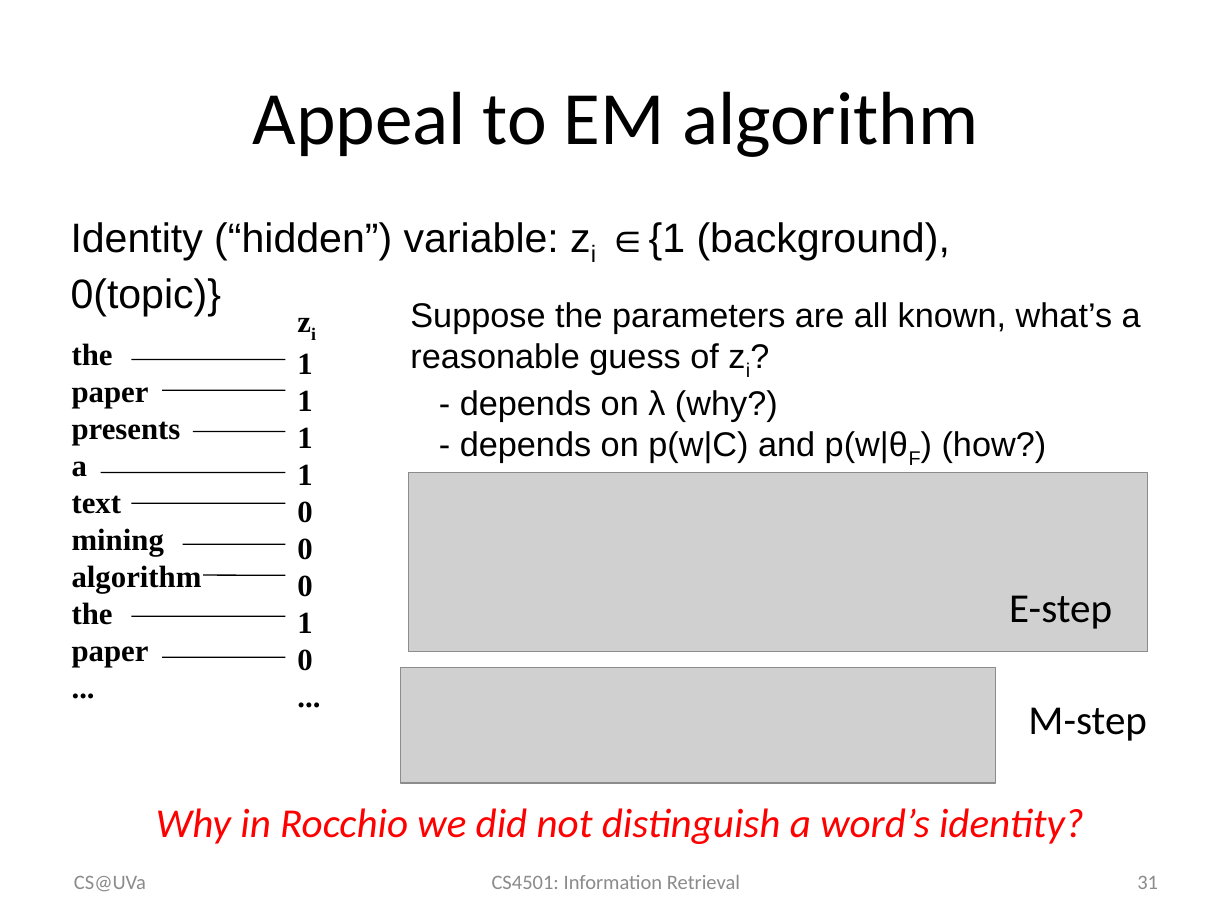
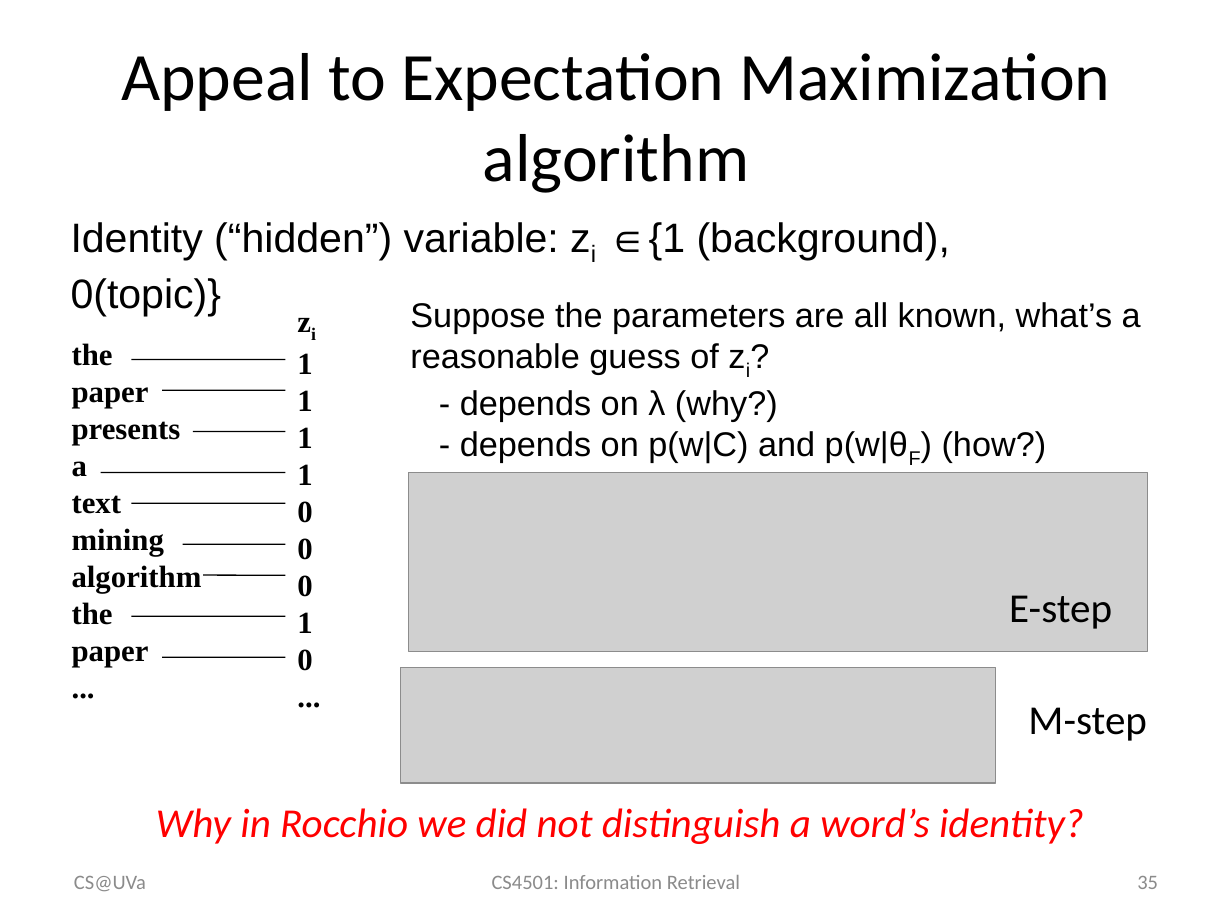
Before and after one commit to wang296/IR2015, a slide deck: slide 35 of docs/Relevance Feedback.pptx (slide 31 before the commit). Drawn at 1232x924 pixels with LibreOffice and Linux fonts; fonts in the diff are those of the drawing; grey boxes stand for pictures. Boxes give left, top, right and bottom in pixels: in the first picture for what was removed or moved away, otherwise in the second. Text is boxed around its words. In the diff, an @@ line names an element or a change of style, - is before the commit and + after.

```diff
--- a/docs/Relevance Feedback.pptx
+++ b/docs/Relevance Feedback.pptx
@@ title at [121, 53, 1111, 193]: text changed; size 44 to 39.6 pt @@
-Appeal to EM algorithm
+Appeal to Expectation Maximization algorithm
@@ page number at [1137, 876, 1158, 889]: text changed @@
-31
+35
```
Also in this commit, not shown: 4 slides added, 5 other files.
